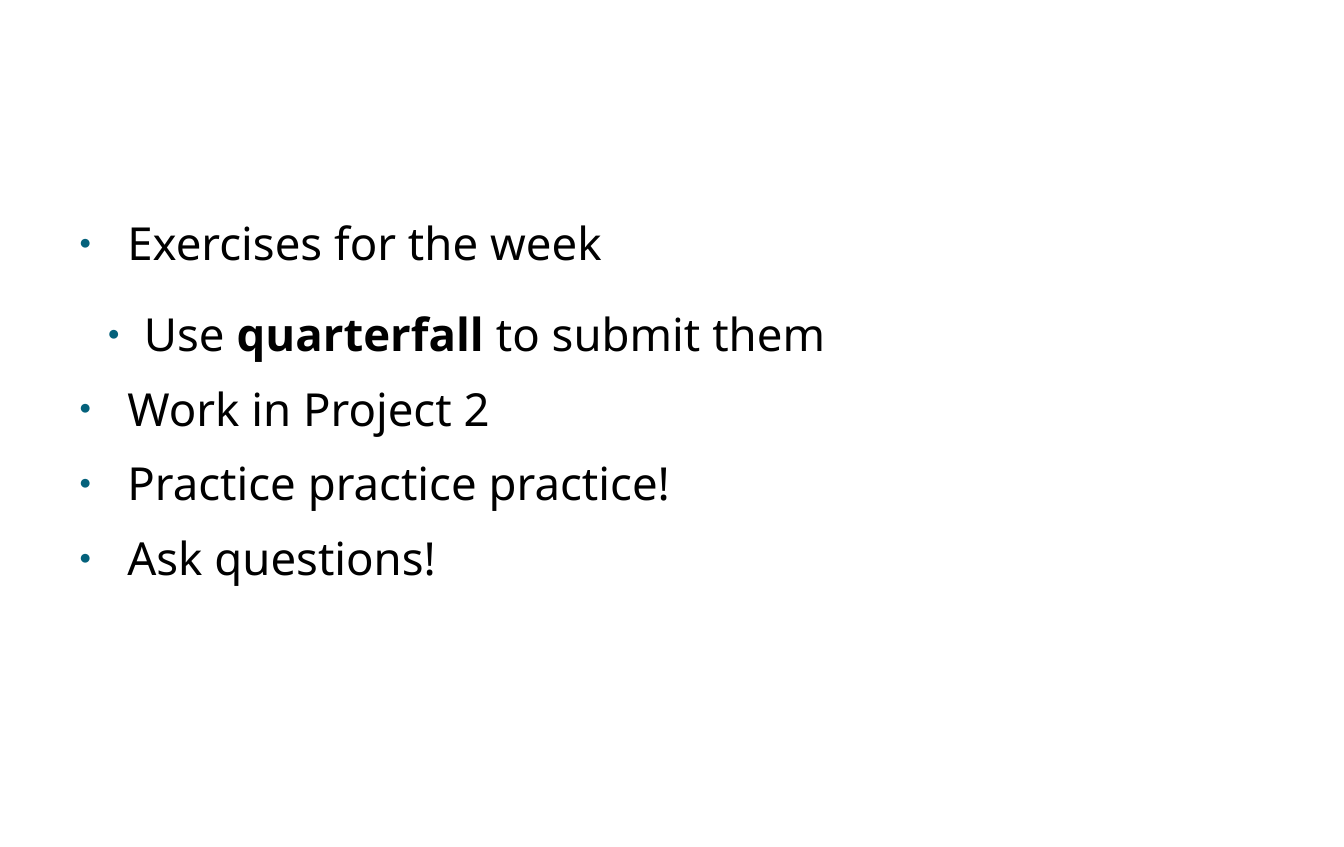
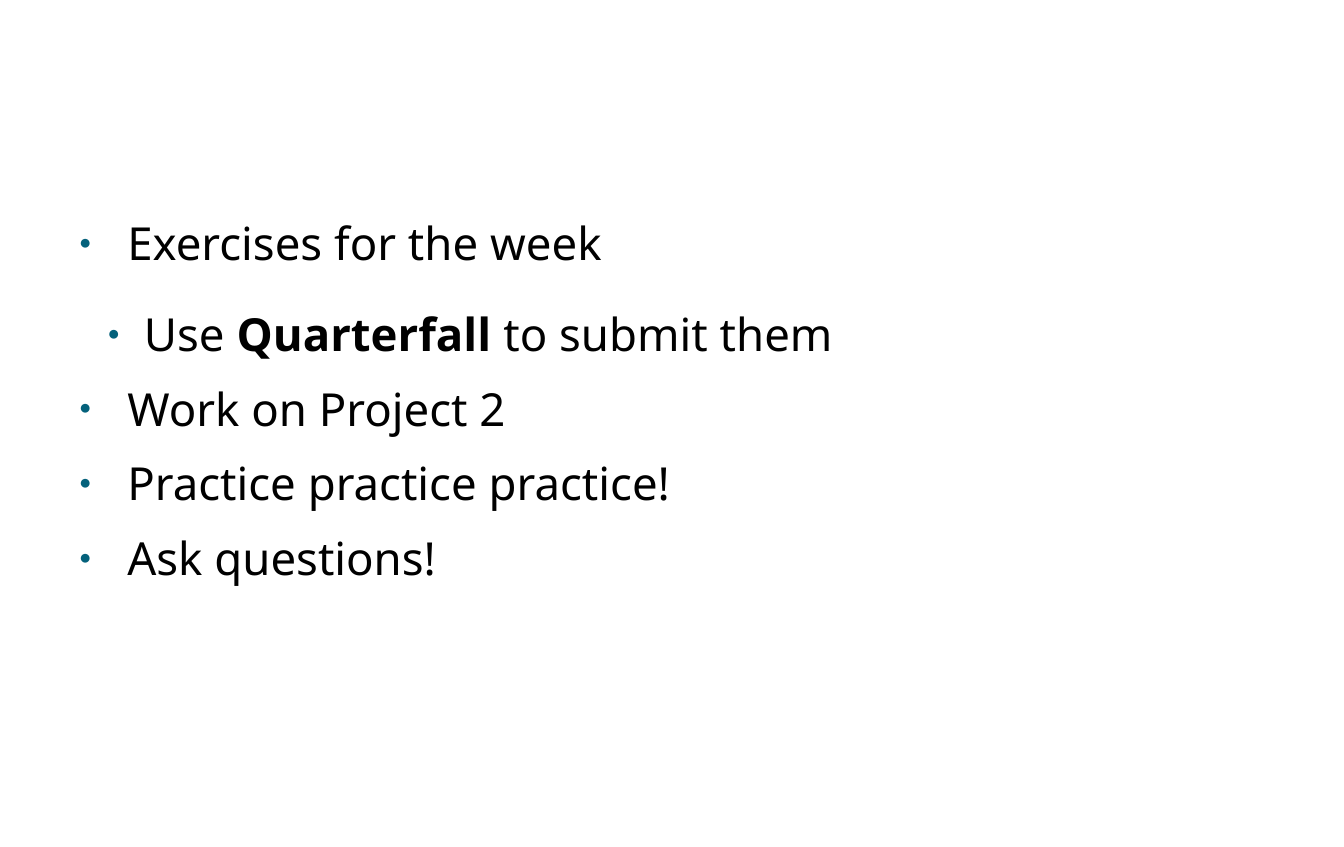
Before and after one commit to PabloMosUU/UssPython, a slide deck: slide 23 of LectureNotes/Module09/09 File IO and Error Handling presentation.odp (slide 21 before the commit). Drawn at 1344x847 pixels with LibreOffice and Linux fonts; fonts in the diff are those of the drawing; background and template pictures are left out. Boxes give left, top, right and bottom in pixels: in the first picture for what was removed or moved away, otherwise in the second. Text is boxed around its words. In the diff, an @@ line names an element or a change of style, - is before the commit and + after.

Commit message:
updated lecture 9 presentation

```diff
--- a/LectureNotes/Module09/09 File IO and Error Handling presentation.odp
+++ b/LectureNotes/Module09/09 File IO and Error Handling presentation.odp
@@ text at <box>127,316,833,437</box>: text changed @@
-  ● Use quarterfall to submit them
-● Work in Project 2
+  ● Use Quarterfall to submit them
+● Work on Project 2
```
Also in this commit, not shown: 2 other slides changed, 9 slides added, 8 slides removed, 4 other files.
